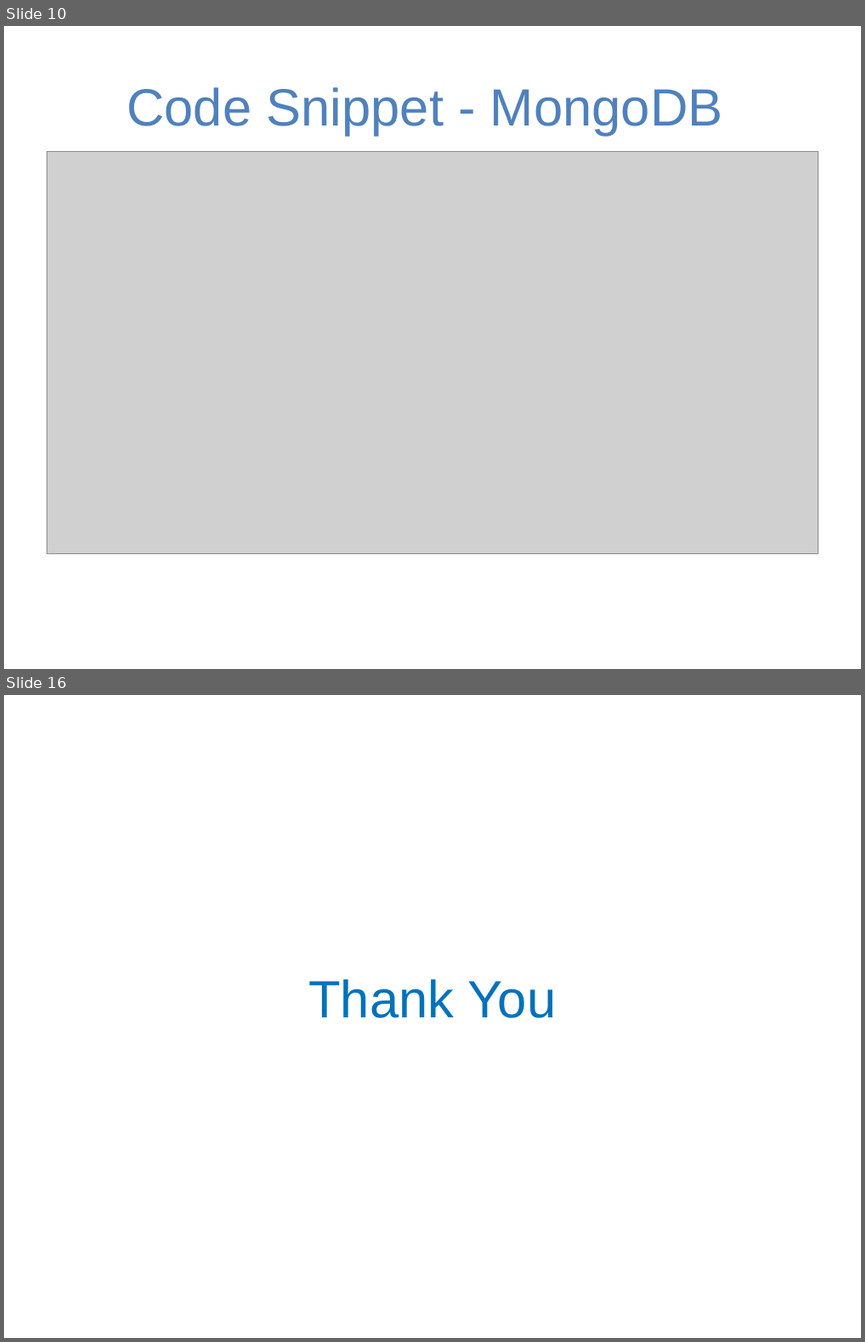
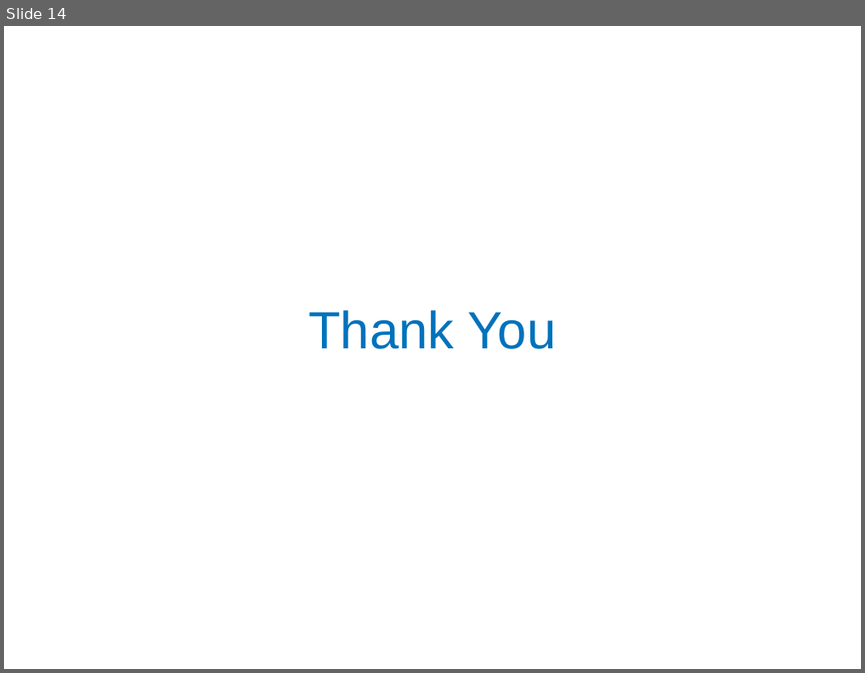
Before and after one commit to rahuldhar123/2019-Fall-CC-Team-5-Building-a-private-cloud, a slide deck: Presentations/Cloud_Computing Project Mid-Progress.pptx. Shown one above the other, each under a label of ours: slides 10 and 16 before the commit, slide 14 after it; the slides between them are not shown. The pictures are 865x1342 and 865x673 pixels, drawn with LibreOffice and Linux fonts; fonts in the diff are those of the drawing; grey boxes stand for pictures; background and template pictures are left out. Boxes give left, top, right and bottom in pixels: in the first picture for what was removed or moved away, otherwise in the second. Text is boxed around its words. In the diff, an @@ line names an element or a change of style, - is before the commit and + after.

```diff
--- a/Presentations/Cloud_Computing Project Mid-Progress.pptx
+++ b/Presentations/Cloud_Computing Project Mid-Progress.pptx
@@ slide 10 removed at (4,26,861,669), background picture (left out) @@
@@ title removed at (126,87,723,136) @@
-Code Snippet - MongoDB
@@ picture removed at (46,151,818,554) @@
@@ what was slide 16 is now slide 14 @@
```
Also in this commit, not shown: 2 slides changed, 4 slides added, 5 other slides removed.
